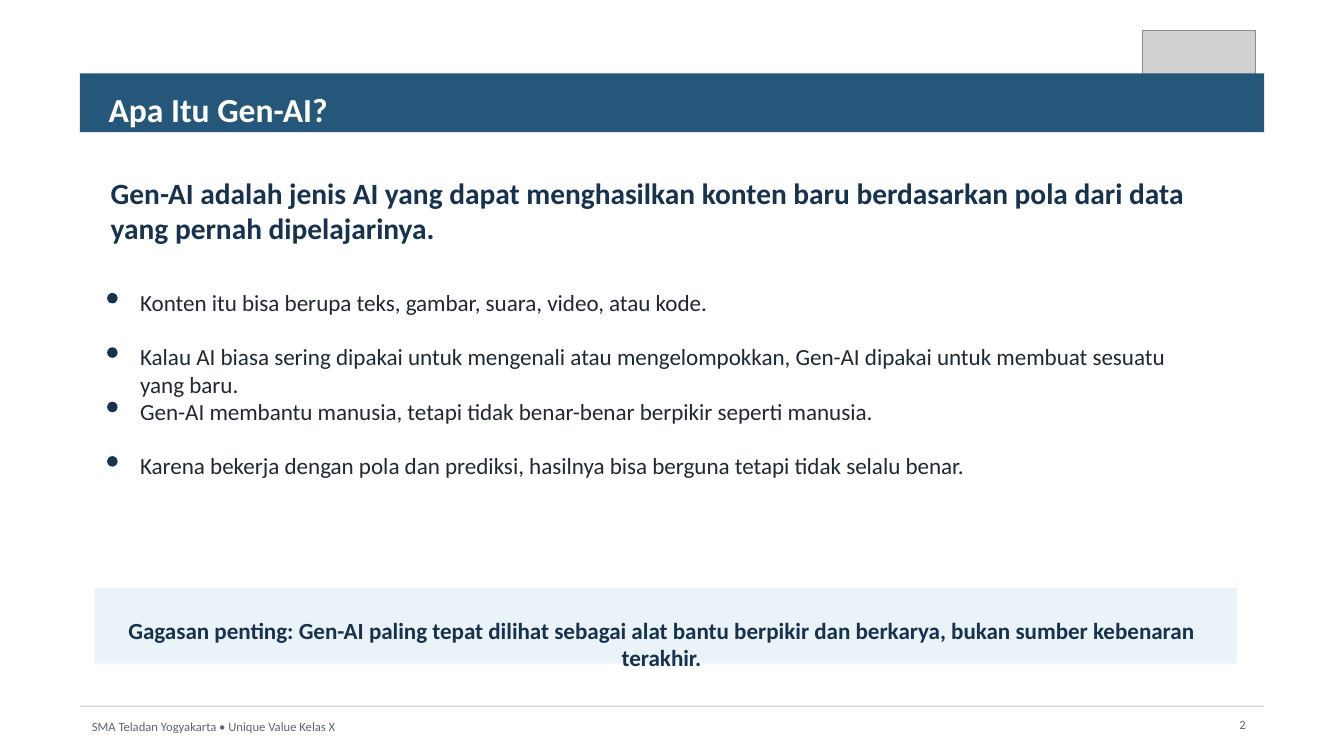
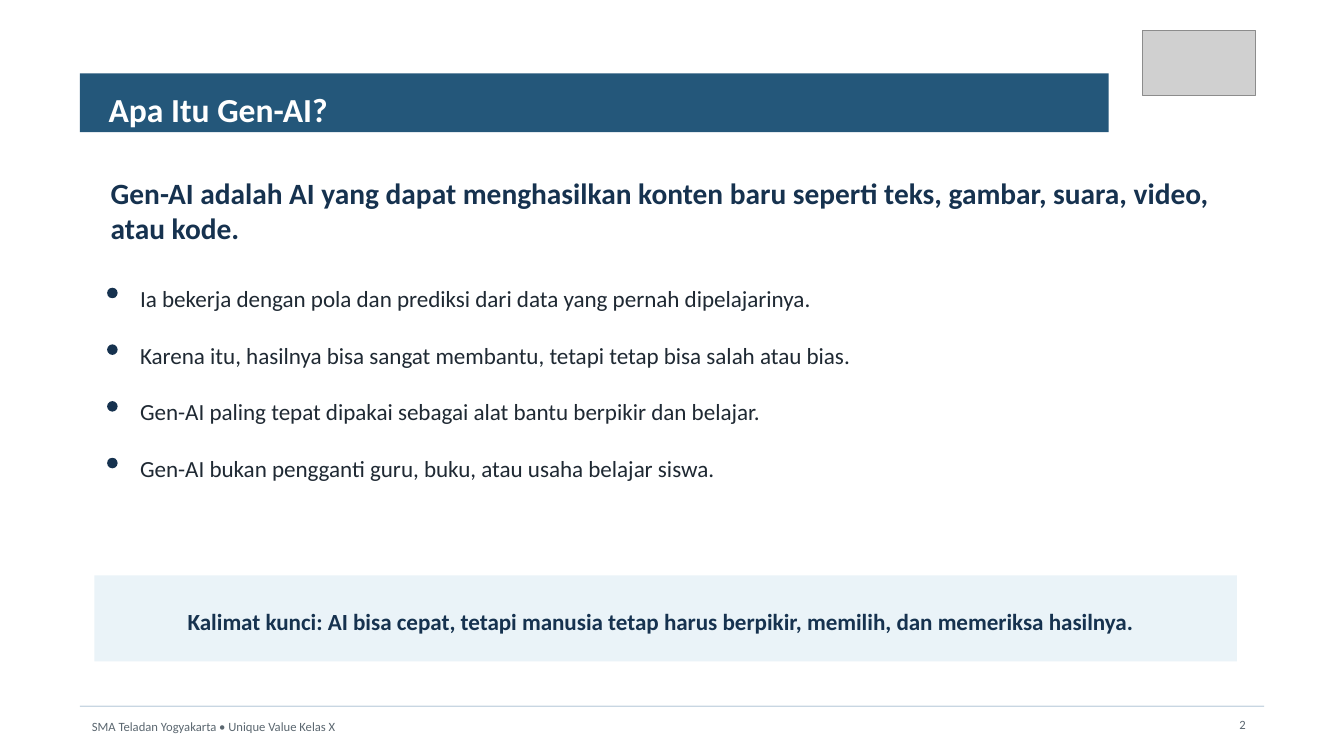
Before and after one commit to ahmadataka/unique-value-teladan, a slide deck: slide 2 of presentations/materi-kelas-x-gen-ai-dan-penggunaan-bijak.pptx. Drawn at 1344x756 pixels with LibreOffice and Linux fonts; fonts in the diff are those of the drawing; grey boxes stand for pictures. Boxes give left, top, right and bottom in pixels: in the first picture for what was removed or moved away, otherwise in the second. Text is boxed around its words. In the diff, an @@ line names an element or a change of style, - is before the commit and + after.

```diff
--- a/presentations/materi-kelas-x-gen-ai-dan-penggunaan-bijak.pptx
+++ b/presentations/materi-kelas-x-gen-ai-dan-penggunaan-bijak.pptx
@@ rectangle: place and size @@
-rectangle at [80,74,1264,132]
+rectangle at [80,74,1109,132]
@@ text at [111,183,1209,240]: text changed @@
-Gen-AI adalah jenis AI yang dapat menghasilkan konten baru berdasarkan pola dari data yang pernah dipelajarinya.
+Gen-AI adalah AI yang dapat menghasilkan konten baru seperti teks, gambar, suara, video, atau kode.
@@ ellipse: place and size @@
-ellipse at [107,293,117,303]
+ellipse at [107,287,117,297]
@@ text at [140,291,811,311]: text changed @@
-Konten itu bisa berupa teks, gambar, suara, video, atau kode.
+Ia bekerja dengan pola dan prediksi dari data yang pernah dipelajarinya.
@@ text at [140,348,850,368]: text changed @@
-Kalau AI biasa sering dipakai untuk mengenali atau mengelompokkan, Gen-AI dipakai untuk membuat sesuatu yang baru.
+Karena itu, hasilnya bisa sangat membantu, tetapi tetap bisa salah atau bias.
@@ text at [140,404,760,424]: text changed @@
-Gen-AI membantu manusia, tetapi tidak benar-benar berpikir seperti manusia.
+Gen-AI paling tepat dipakai sebagai alat bantu berpikir dan belajar.
@@ text at [140,461,714,481]: text changed @@
-Karena bekerja dengan pola dan prediksi, hasilnya bisa berguna tetapi tidak selalu benar.
+Gen-AI bukan pengganti guru, buku, atau usaha belajar siswa.
@@ rectangle: place and size @@
-rectangle at [95,588,1237,663]
+rectangle at [95,576,1237,661]
@@ text at [188,613,1133,634]: text changed @@
-Gagasan penting: Gen-AI paling tepat dilihat sebagai alat bantu berpikir dan berkarya, bukan sumber kebenaran terakhir.
+Kalimat kunci: AI bisa cepat, tetapi manusia tetap harus berpikir, memilih, dan memeriksa hasilnya.
```
Also in this commit, not shown: 6 slides added, 5 slides removed, 3 other files.
